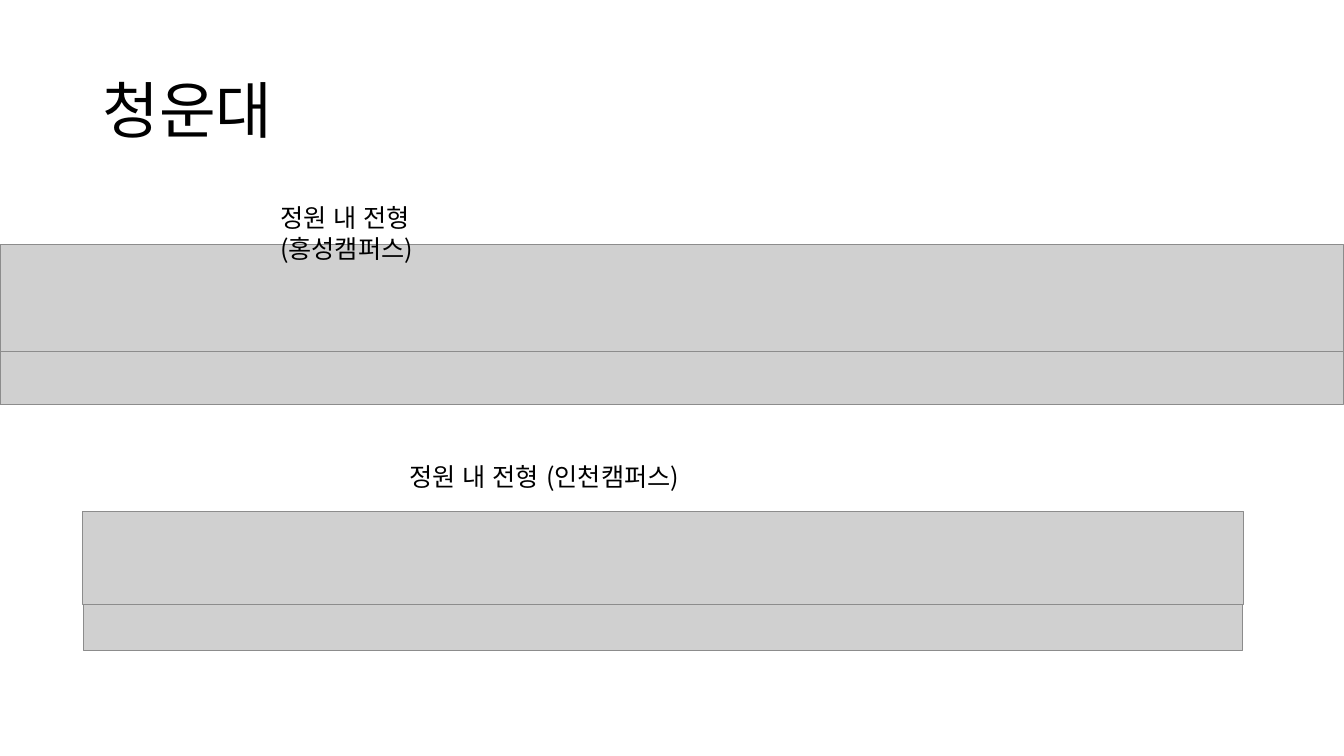
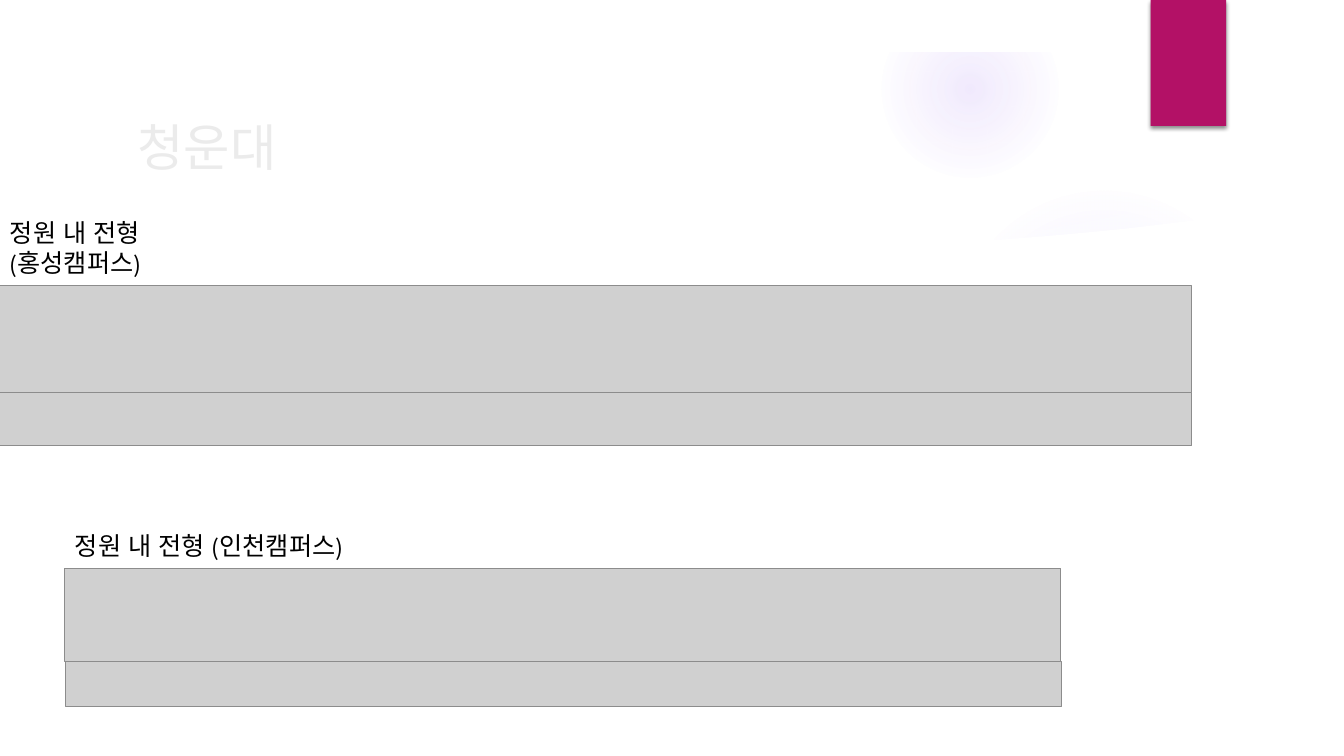
Before and after one commit to realette/back_up_files, a slide deck: slide 7 of 진로와직업 수행평가 진로 포트폴리오-2학년6반19번 주영욱.pptx. Drawn at 1344x756 pixels with LibreOffice and Linux fonts; fonts in the diff are those of the drawing; grey boxes stand for pictures; background and template pictures are left out. Boxes give left, top, right and bottom in pixels: in the first picture for what was removed or moved away, otherwise in the second. Text is boxed around its words. In the diff, an @@ line names an element or a change of style, - is before the commit and + after.

```diff
--- a/진로와직업 수행평가 진로 포트폴리오-2학년6반19번 주영욱.pptx
+++ b/진로와직업 수행평가 진로 포트폴리오-2학년6반19번 주영욱.pptx
@@ group added at <box>0,0,1344,756</box>: 5 ellipses, 3 freeform shapes @@
@@ rectangle added at <box>1150,0,1226,126</box>, fill #B31166 @@
@@ title "청운대": place and size @@
-title "청운대" at <box>102,81,272,138</box>
+title "청운대" at <box>127,107,1093,185</box>
@@ title "청운대" at <box>127,107,1093,185</box>: size 44 to 36 pt, font Noto Sans CJK KR to League Spartan, text colour #000000 to #EBEBEB; line spacing 0.9 to 1 @@
@@ text "정원 내 전형 (홍성캠퍼스)": place and size @@
-text "정원 내 전형 (홍성캠퍼스)" at <box>280,206,413,263</box>
+text "정원 내 전형 (홍성캠퍼스)" at <box>10,221,141,277</box>
@@ text "정원 내 전형 (홍성캠퍼스)" at <box>10,221,141,277</box>: font Noto Sans CJK KR to League Spartan @@
@@ picture: place and size @@
-picture at <box>0,245,1344,352</box>
+picture at <box>0,286,1193,393</box>
@@ picture: place and size @@
-picture at <box>0,352,1344,404</box>
+picture at <box>0,388,1193,447</box>
@@ text "정원 내 전형 (인천캠퍼스)" at <box>75,534,343,560</box>: font Noto Sans CJK KR to League Spartan @@
@@ text "정원 내 전형 (인천캠퍼스)": place and size @@
-text "정원 내 전형 (인천캠퍼스)" at <box>409,465,679,491</box>
+text "정원 내 전형 (인천캠퍼스)" at <box>75,534,343,560</box>
@@ picture: place and size @@
-picture at <box>83,511,1244,605</box>
+picture at <box>65,569,1061,662</box>
@@ picture: place and size @@
-picture at <box>84,605,1243,650</box>
+picture at <box>66,661,1062,707</box>
```
Also in this commit, not shown: 12 other slides changed.
